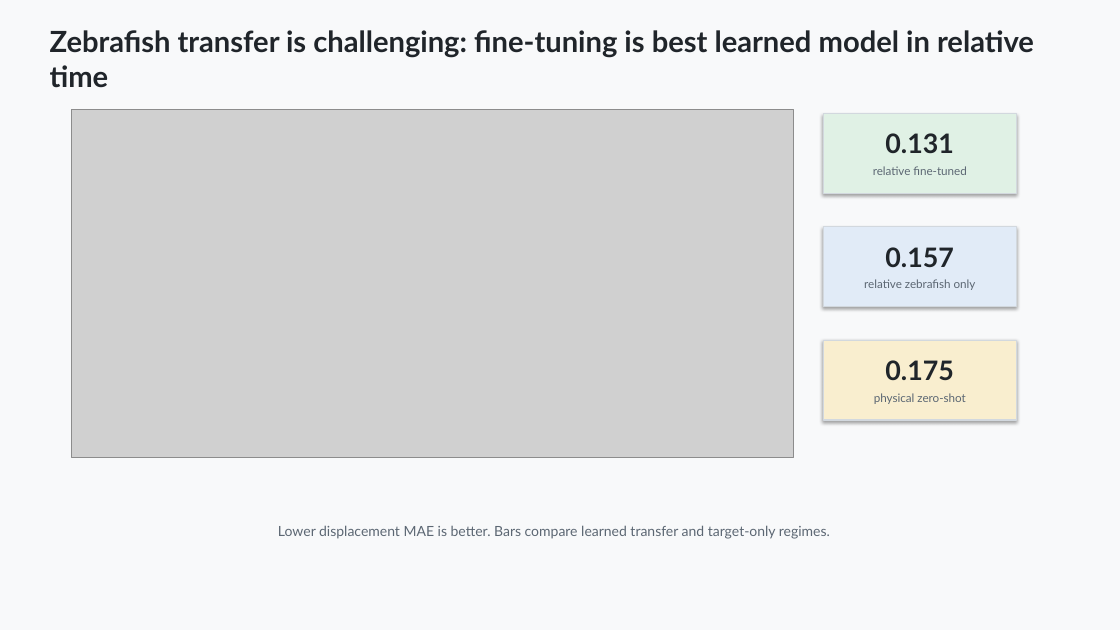
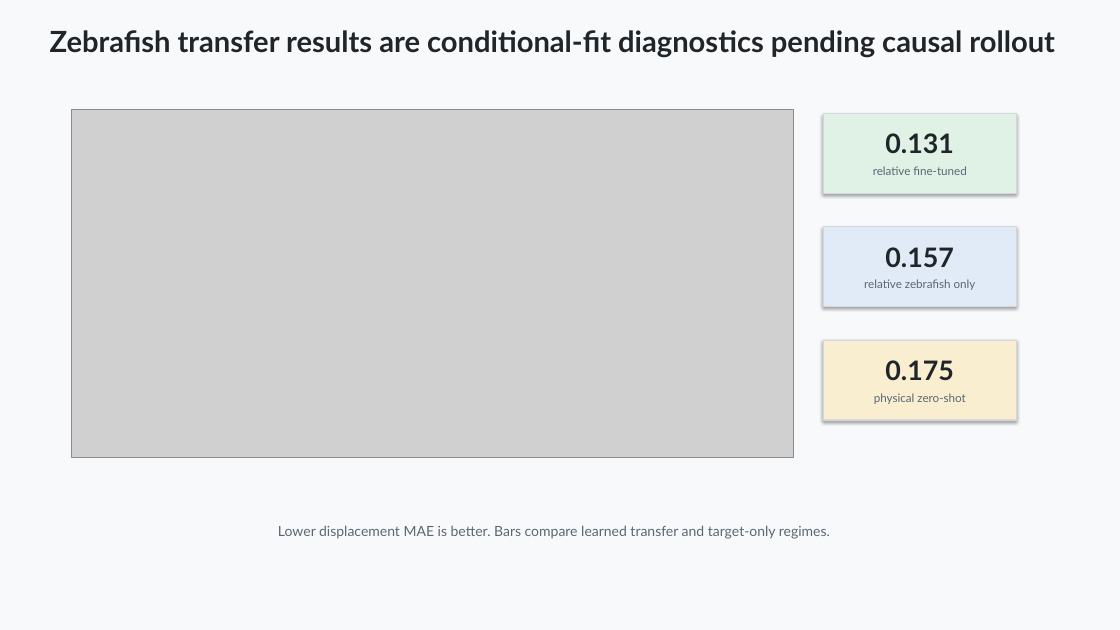
Before and after one commit to davidaknowles/stream, a slide deck: slide 11 of docs/stream_project_slide_deck.pptx. Drawn at 1120x630 pixels with LibreOffice and Linux fonts; fonts in the diff are those of the drawing; grey boxes stand for pictures. Boxes give left, top, right and bottom in pixels: in the first picture for what was removed or moved away, otherwise in the second. Text is boxed around its words. In the diff, an @@ line names an element or a change of style, - is before the commit and + after.

Commit message:
Clarify conditional and causal UCE evaluation

```diff
--- a/docs/stream_project_slide_deck.pptx
+++ b/docs/stream_project_slide_deck.pptx
@@ text at bbox=[50, 30, 1055, 58]: text changed @@
-Zebrafish transfer is challenging: fine-tuning is best learned model in relative time
+Zebrafish transfer results are conditional-fit diagnostics pending causal rollout
```
Also in this commit, not shown: 8 other slides changed, 3 other files.
